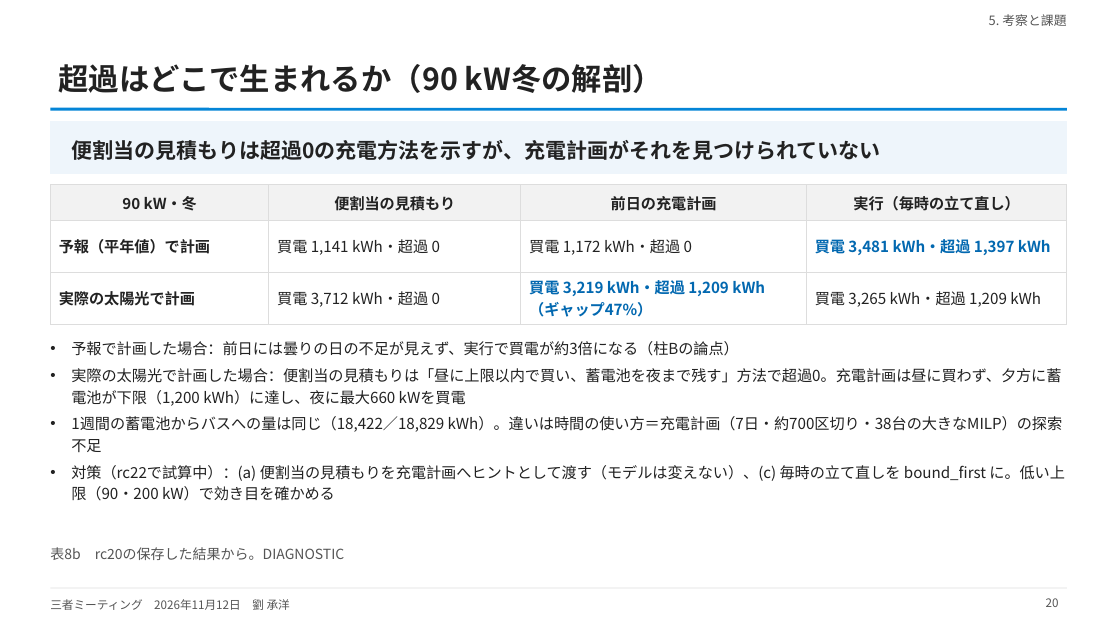
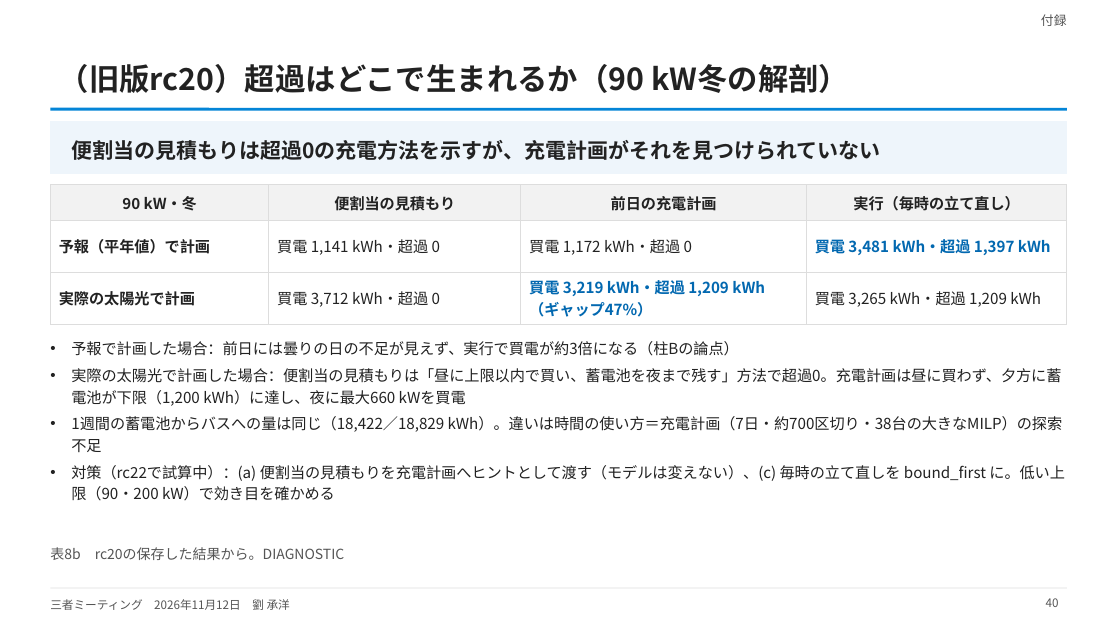
Before and after one commit to CYLIU2003/master-course, a slide deck: slide 40 of outcome/2026-11-12_three_party/three_party_20261112.pptx (slide 20 before the commit). Drawn at 1120x630 pixels with LibreOffice and Linux fonts; fonts in the diff are those of the drawing. Boxes give left, top, right and bottom in pixels: in the first picture for what was removed or moved away, otherwise in the second. Text is boxed around its words. In the diff, an @@ line names an element or a change of style, - is before the commit and + after.

```diff
--- a/outcome/2026-11-12_three_party/three_party_20261112.pptx
+++ b/outcome/2026-11-12_three_party/three_party_20261112.pptx
@@ text at bbox=[1041, 14, 1067, 26]: text changed @@
-5. 考察と課題
+付録
@@ title at bbox=[59, 64, 849, 93]: text changed @@
-超過はどこで生まれるか（90 kW冬の解剖）
+（旧版rc20）超過はどこで生まれるか（90 kW冬の解剖）
@@ page number at bbox=[1046, 598, 1059, 607]: text changed @@
-20
+40
```
Also in this commit, not shown: 20 other slides changed, 1 slide added, 6 other files.
